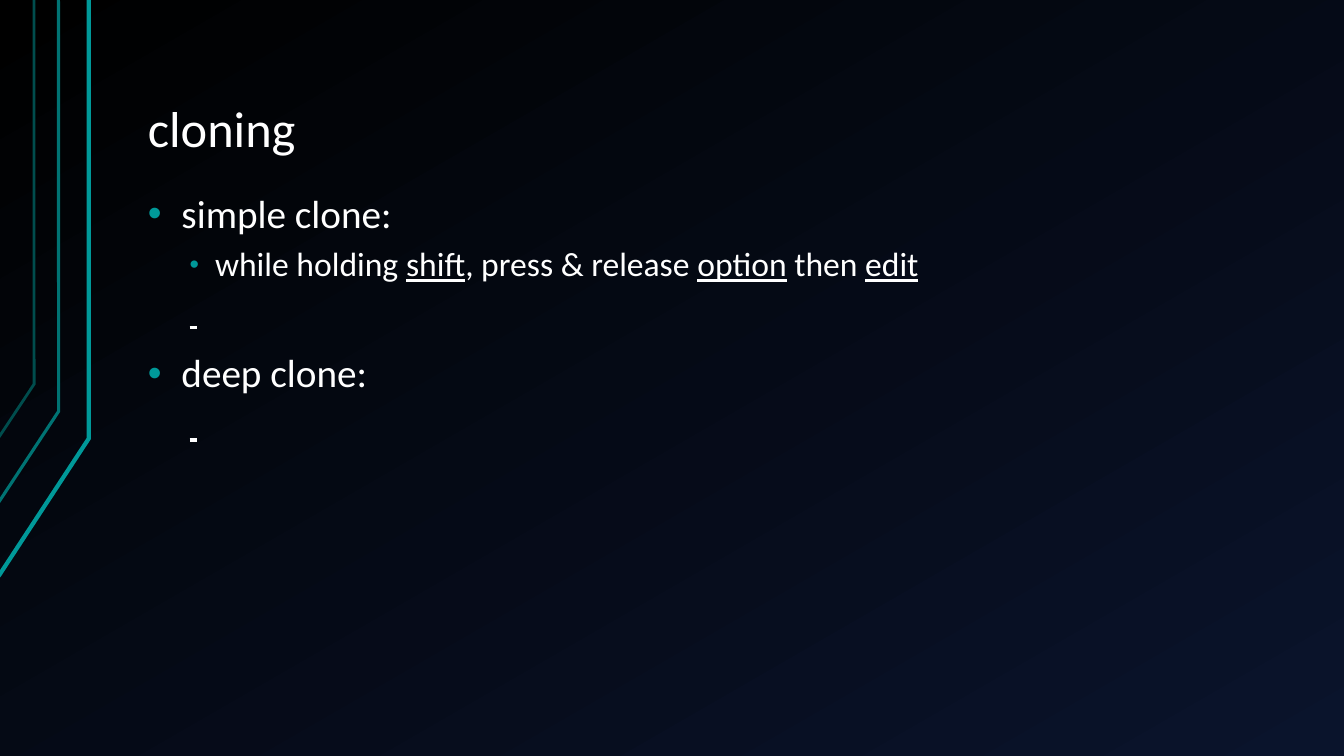
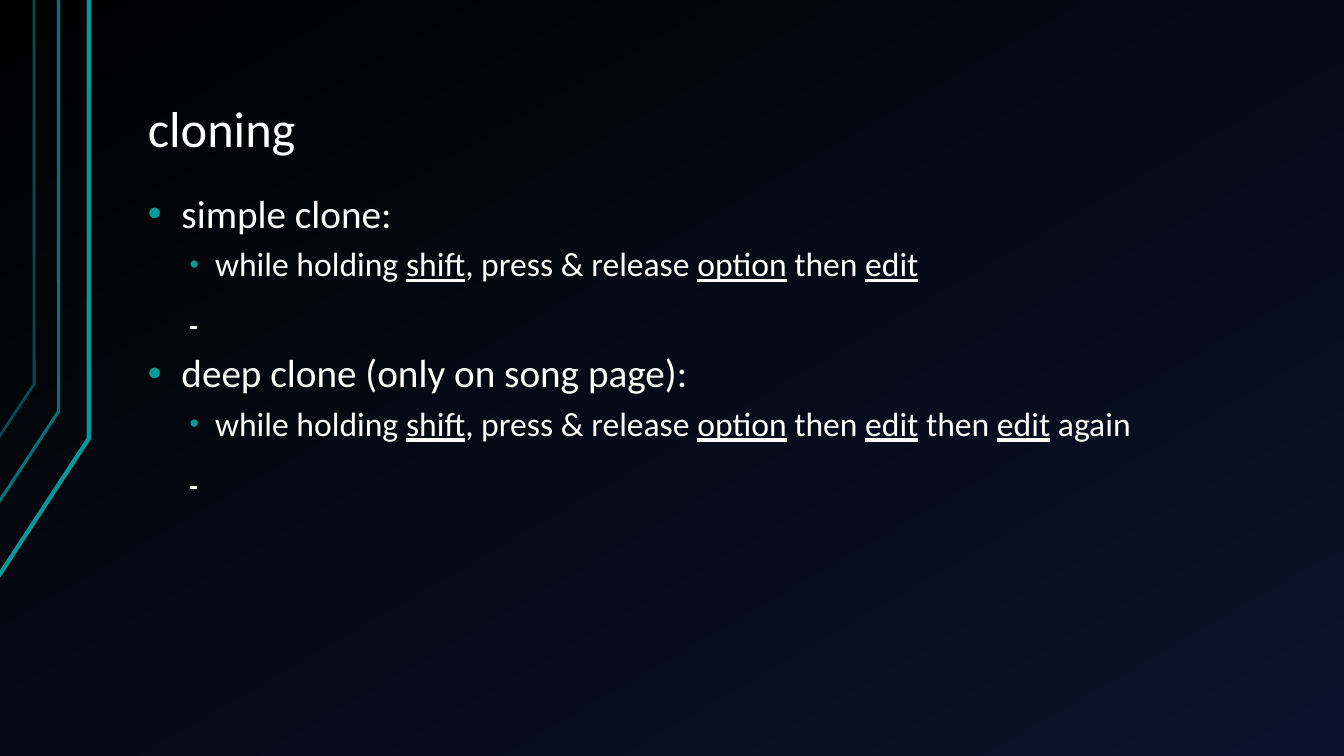
Before and after one commit to jegasus/m8-tracker-workshop, a slide deck: slide 20 of slides_v1.odp. Drawn at 1344x756 pixels with LibreOffice and Linux fonts; fonts in the diff are those of the drawing. Boxes give left, top, right and bottom in pixels: in the first picture for what was removed or moved away, otherwise in the second. Text is boxed around its words. In the diff, an @@ line names an element or a change of style, - is before the commit and + after.

```diff
--- a/slides_v1.odp
+++ b/slides_v1.odp
@@ text at (181, 358, 1131, 442): text changed; size 28 to 24 pt @@
-• deep clone:
+• deep clone (only on song page):
+  • while holding shift, press & release option then edit then edit again
```
Also in this commit, not shown: 1 other slide changed.
